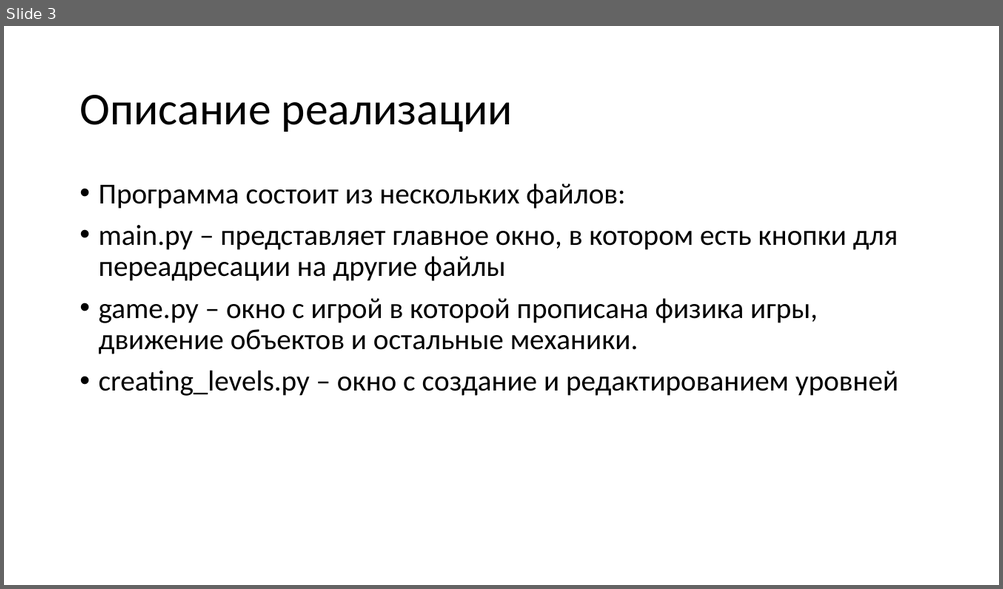
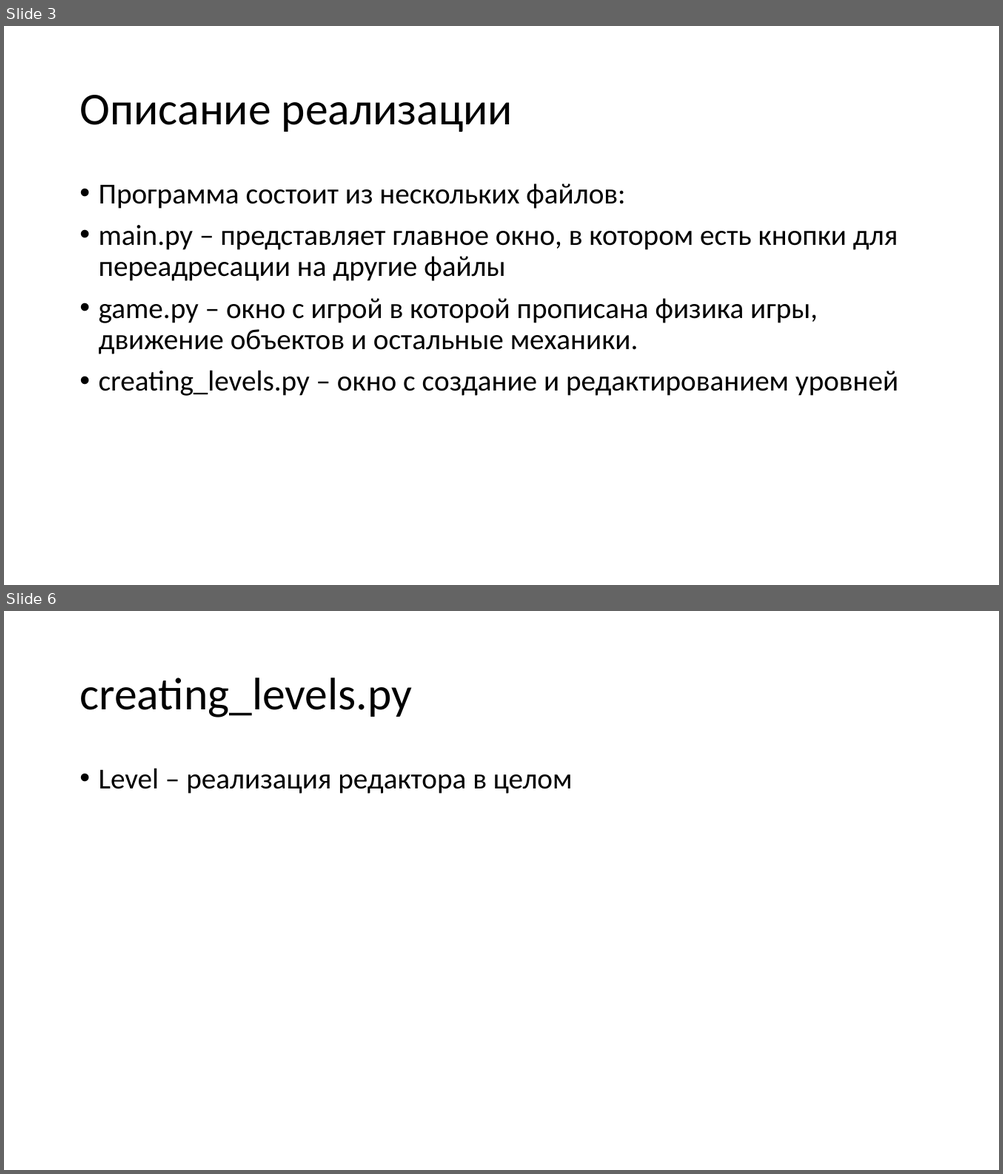
Before and after one commit to cheeeeel/fire-and-water, a slide deck: общие/презетация.pptx. Shown one above the other, each under a label of ours: slide 3 before the commit, slides 3 and 6 after it; the slides between them are not shown. The pictures are 1003x589 and 1003x1174 pixels, drawn with LibreOffice and Linux fonts; fonts in the diff are those of the drawing. Boxes give left, top, right and bottom in pixels: in the first picture for what was removed or moved away, otherwise in the second. Text is boxed around its words. In the diff, an @@ line names an element or a change of style, - is before the commit and + after.

```diff
--- a/общие/презетация.pptx
+++ b/общие/презетация.pptx
@@ slide 6 added at [4,611,999,1170], background #FFFFFF @@
@@ title added at [79,678,412,718], 44 pt, text #000000 @@
+creating_levels.py
@@ text added at [99,768,572,794], 28 pt, text #000000 @@
+• Level – реализация редактора в целом
```
Also in this commit, not shown: 1 slide changed, 2 other slides added, 2 other files.
